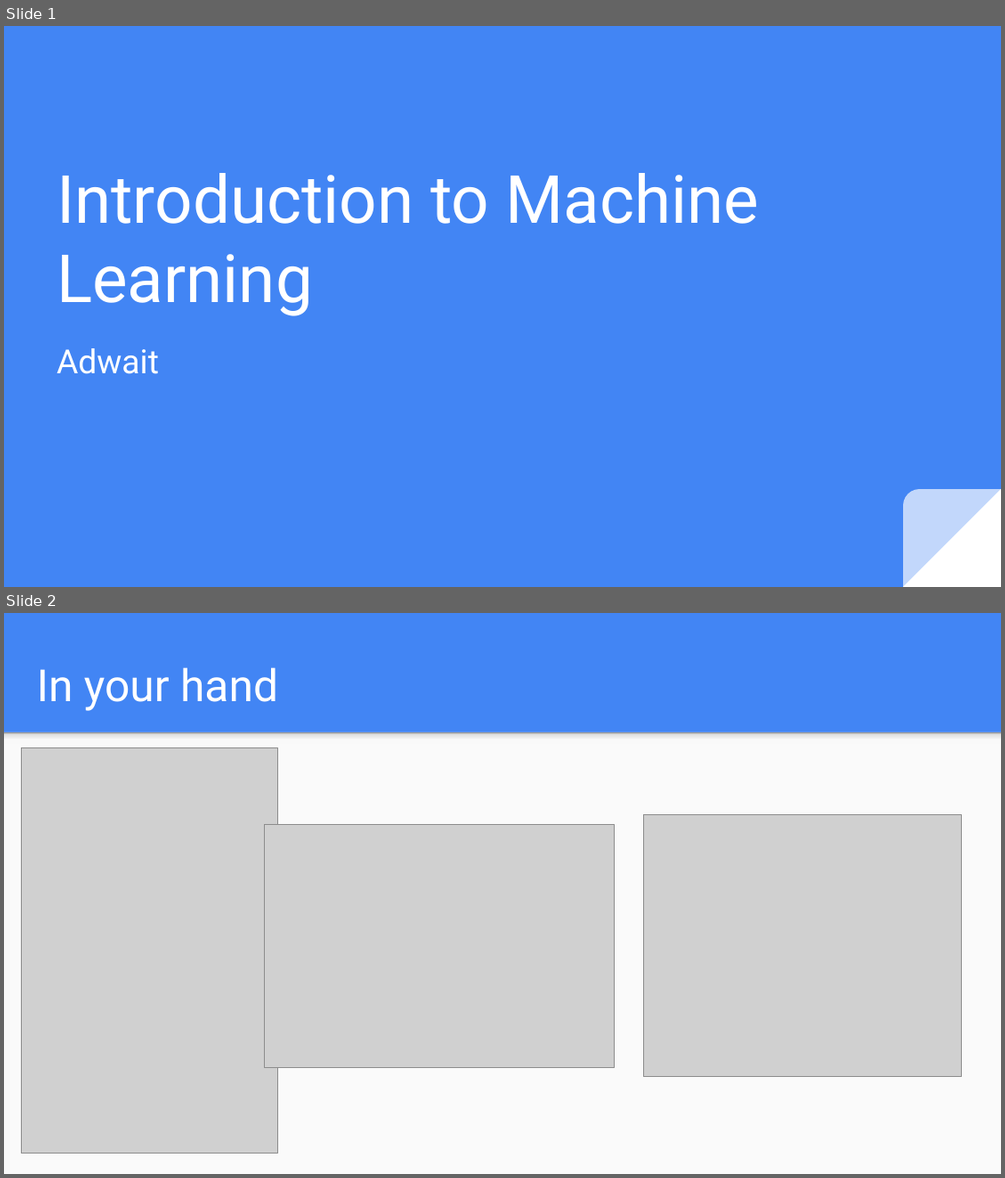
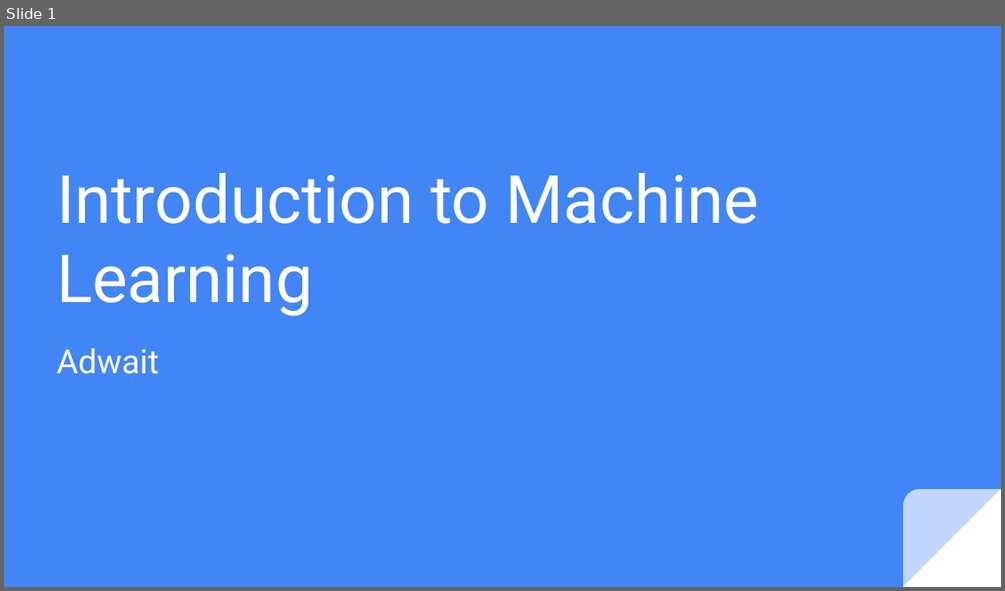
Before and after one commit to yantraguru/ml_course_2019, a slide deck: week 02/Week 02_Recap.pptx. Shown one above the other, each under a label of ours: slides 1 and 2 before the commit, slide 1 after it. The pictures are 1005x1178 and 1005x591 pixels, drawn with LibreOffice and Linux fonts; fonts in the diff are those of the drawing; grey boxes stand for pictures. Boxes give left, top, right and bottom in pixels: in the first picture for what was removed or moved away, otherwise in the second. Text is boxed around its words. In the diff, an @@ line names an element or a change of style, - is before the commit and + after.

```diff
--- a/week 02/Week 02_Recap.pptx
+++ b/week 02/Week 02_Recap.pptx
@@ slide 2 removed at [4,613,1001,1174], background #4285F4 @@
@@ title removed at [37,667,278,711] @@
-In your hand
@@ rectangle removed at [4,732,1001,1174] @@
@@ rectangle removed at [4,732,1001,745] @@
@@ picture removed at [22,747,278,1152] @@
@@ picture removed at [264,824,614,1068] @@
@@ picture removed at [643,815,961,1077] @@
```
Also in this commit, not shown: 1 slide added, 19 other slides removed, 12 other files.
